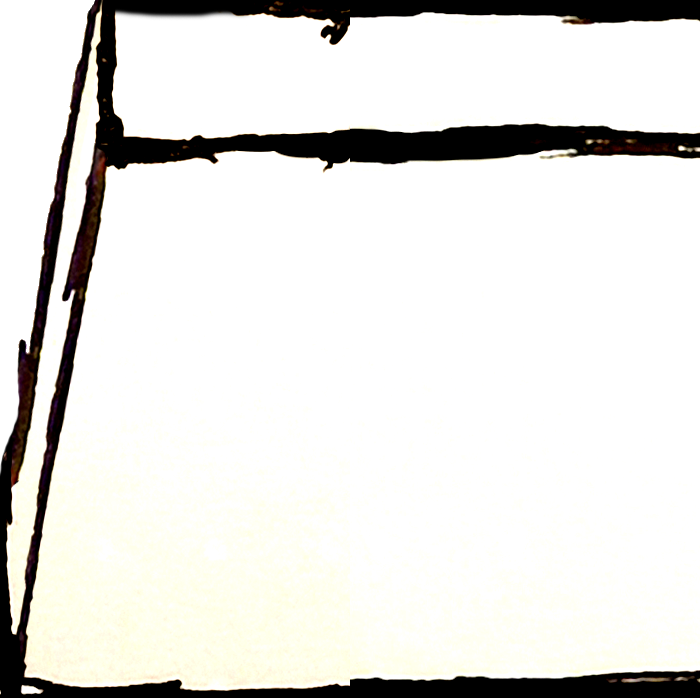
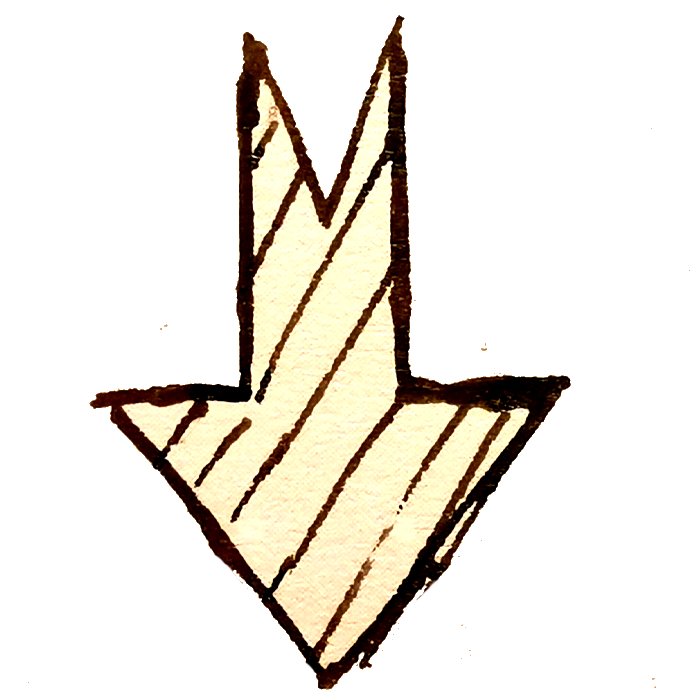
Revision of a layered 700×700 image; what changed, layer by layer:
added layer "Layer 9" above "Layer 8" over [28, 15, 690, 690]
hid "Layer 8" over [0, 0, 700, 698]
